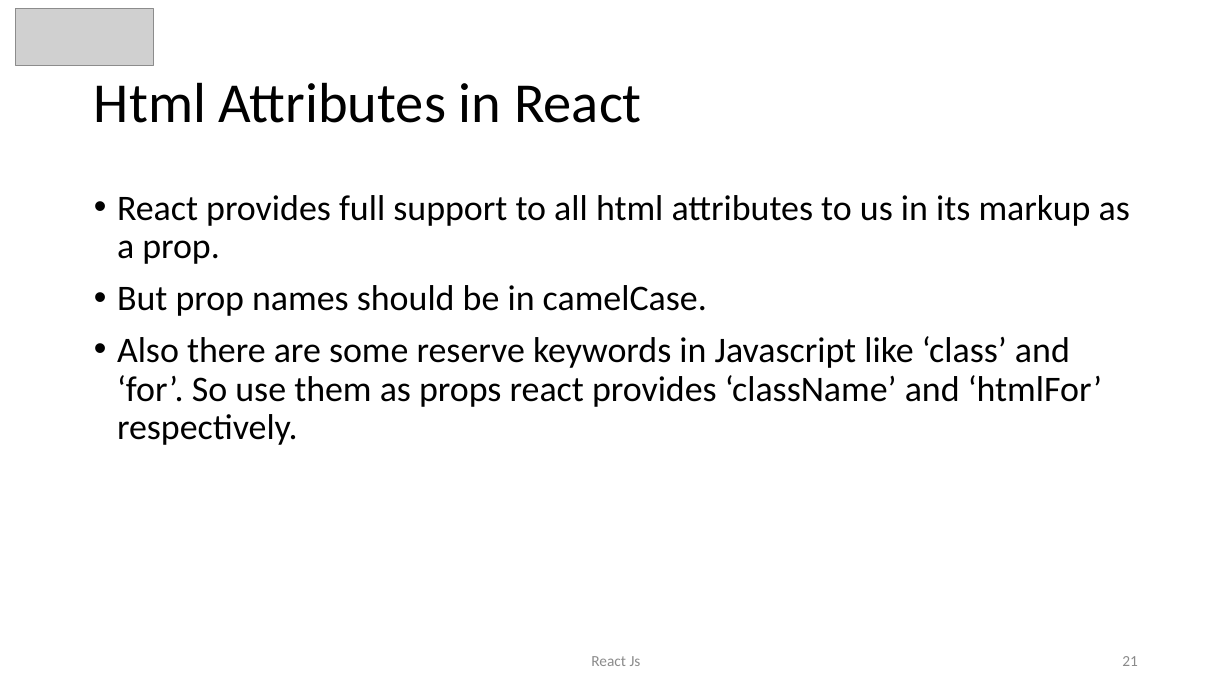
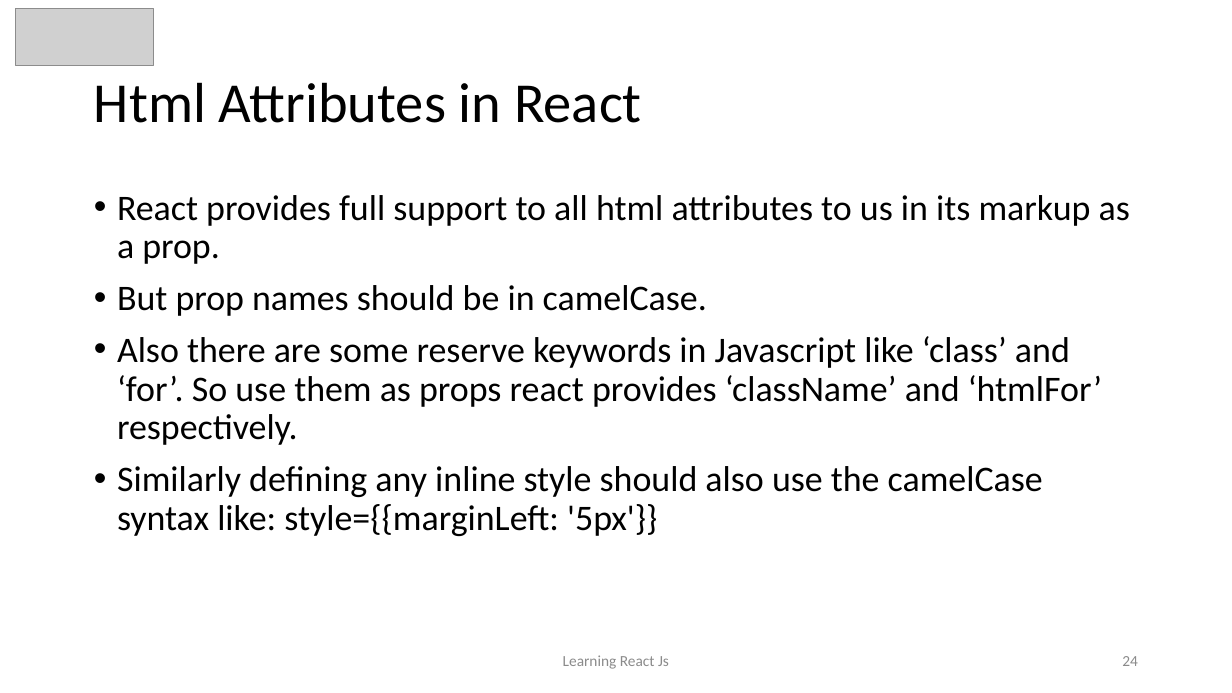
Before and after one commit to awahab29/samplealt, a slide deck: slide 24 of React.pptx (slide 21 before the commit). Drawn at 1232x693 pixels with LibreOffice and Linux fonts; fonts in the diff are those of the drawing; grey boxes stand for pictures. Boxes give left, top, right and bottom in pixels: in the first picture for what was removed or moved away, otherwise in the second. Text is boxed around its words. In the diff, an @@ line names an element or a change of style, - is before the commit and + after.

```diff
--- a/React.pptx
+++ b/React.pptx
@@ text at bbox=[117, 466, 1043, 536]: paragraph added @@
+• Similarly defining any inline style should also use the camelCase syntax like: style={{marginLeft: '5px'}}
@@ text at bbox=[563, 655, 669, 669]: text changed @@
-React Js
+Learning React Js
@@ page number at bbox=[1122, 656, 1138, 666]: text changed @@
-21
+24
```
Also in this commit, not shown: 16 other slides changed, 6 slides added, 1 slide removed, 1 other file.
